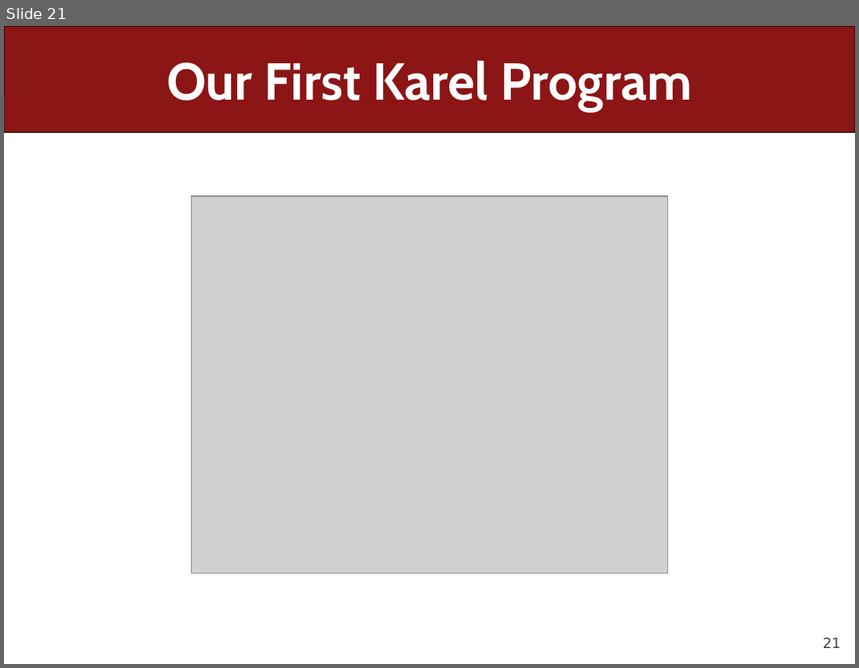
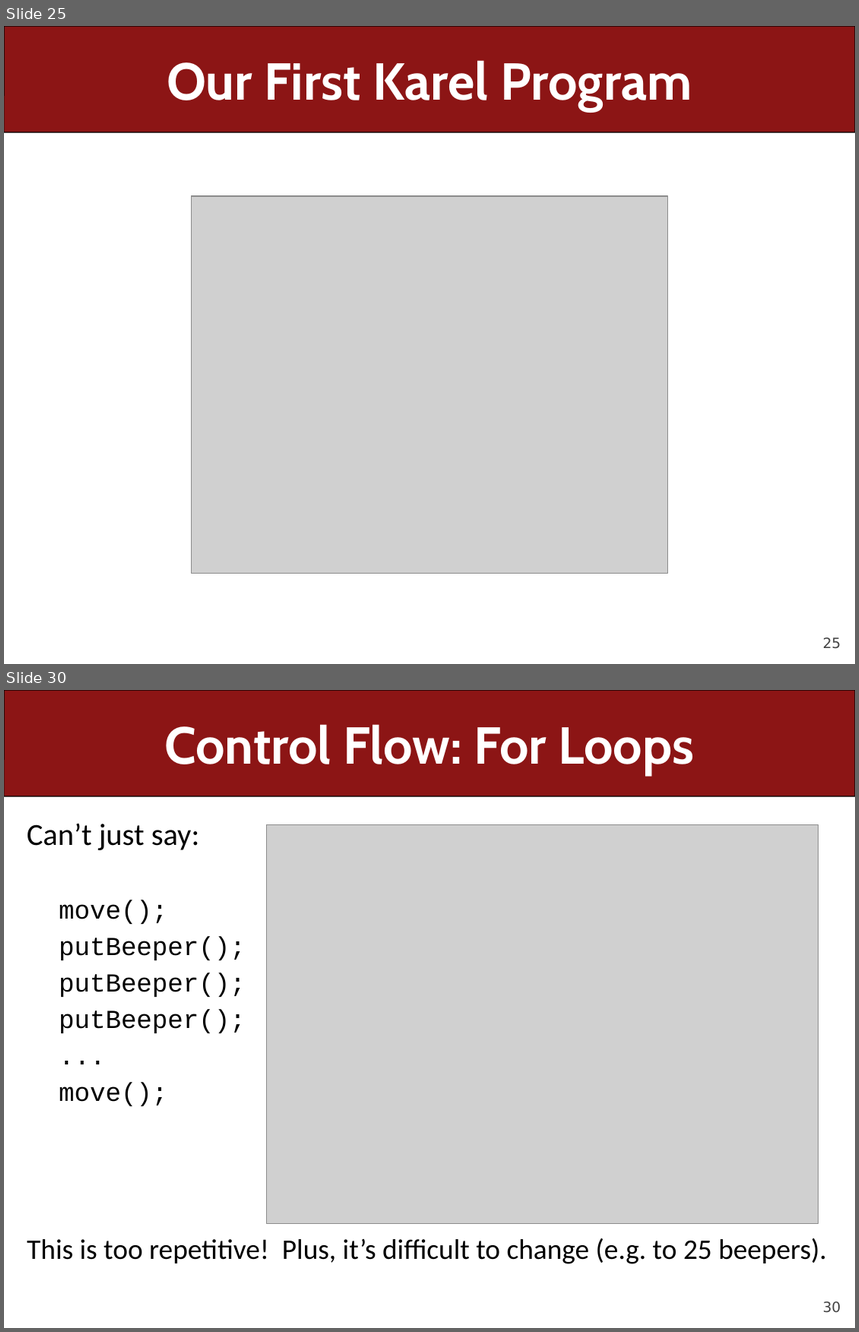
Before and after one commit to ckincaid17/cs106a-summer-2018, a slide deck: WWW/lectures/Lecture2/Lecture2.pptx. Shown one above the other, each under a label of ours: slide 21 before the commit, slides 25 and 30 after it; the slides between them are not shown. The pictures are 859x668 and 859x1332 pixels, drawn with LibreOffice and Linux fonts; fonts in the diff are those of the drawing; grey boxes stand for pictures. Boxes give left, top, right and bottom in pixels: in the first picture for what was removed or moved away, otherwise in the second. Text is boxed around its words. In the diff, an @@ line names an element or a change of style, - is before the commit and + after.

```diff
--- a/WWW/lectures/Lecture2/Lecture2.pptx
+++ b/WWW/lectures/Lecture2/Lecture2.pptx
@@ slide 30 added at [4,690,855,1328], background #FFFFFF; not listed: 2 template elements that a slide beside it also shows @@
@@ title added at [164,724,694,775], 44 pt, text #FFFFFF, bold @@
+Control Flow: For Loops
@@ text added at [27,823,827,1265], 24 pt, text #000000 @@
+Can’t just say:
+  move();
+  putBeeper();
+  putBeeper();
+  putBeeper();
+  ...
+  move();
+This is too repetitive! Plus, it’s difficult to change (e.g. to 25 beepers).
@@ picture added at [266,825,818,1224] @@
@@ what was slide 21 is now slide 25 @@
@@ page number at [823,638,842,649]: text changed @@
-21
+25
```
Also in this commit, not shown: 6 slides changed, 34 other slides added, 5 slides removed, 24 other files.
